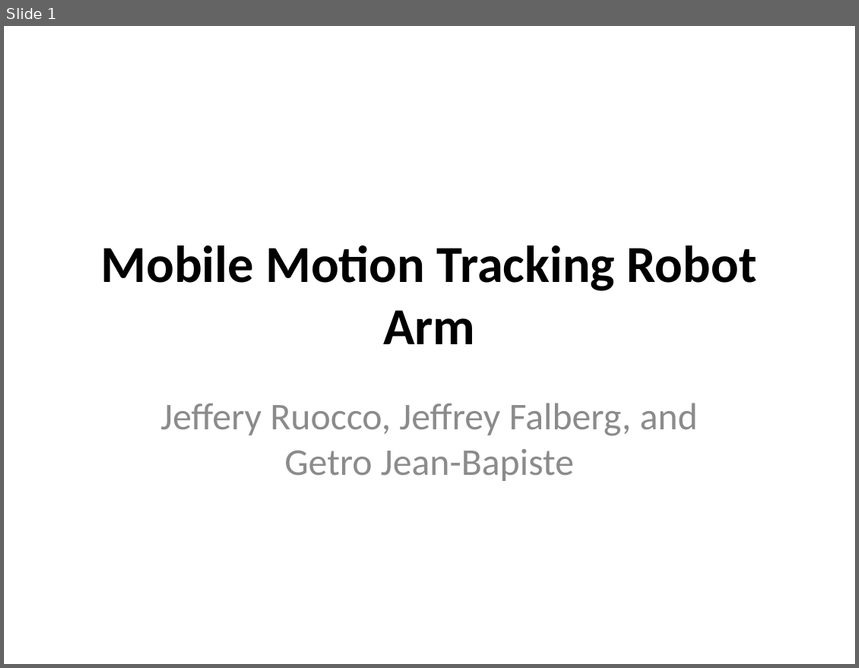
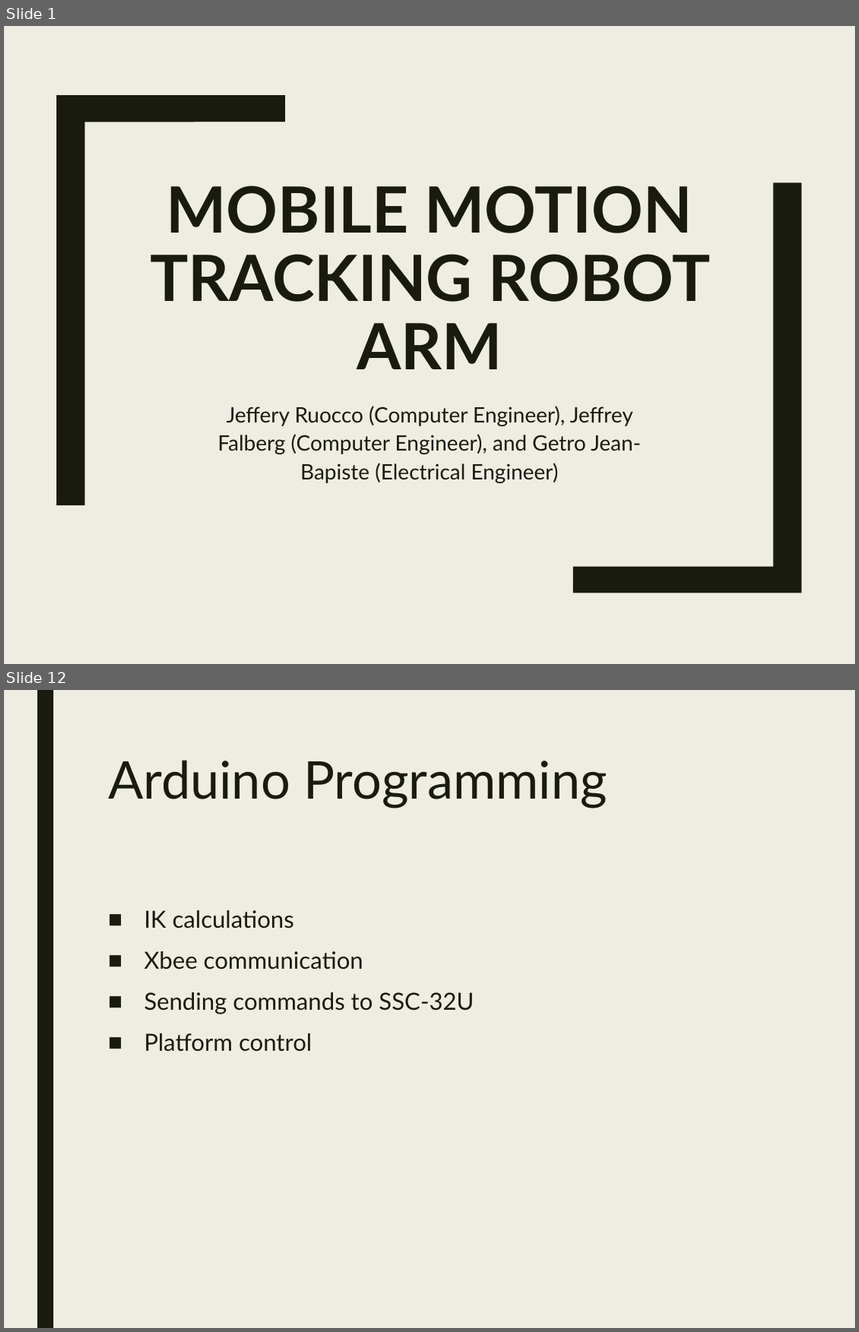
Before and after one commit to StormWulf/Mobile-Motion-Tracking-Robot-Arm, a slide deck: Documents/Mobile Motion Tracking Robot Arm poster.pptx. Shown one above the other, each under a label of ours: slide 1 before the commit, slides 1 and 12 after it; the slides between them are not shown. The pictures are 859x668 and 859x1332 pixels, drawn with LibreOffice and Linux fonts; fonts in the diff are those of the drawing. Boxes give left, top, right and bottom in pixels: in the first picture for what was removed or moved away, otherwise in the second. Text is boxed around its words. In the diff, an @@ line names an element or a change of style, - is before the commit and + after.

```diff
--- a/Documents/Mobile Motion Tracking Robot Arm poster.pptx
+++ b/Documents/Mobile Motion Tracking Robot Arm poster.pptx
@@ slide 12 added at (4,690,855,1328), background #EFEDE3 @@
@@ rectangle added at (37,690,53,1328), fill #191B0E @@
@@ title added at (108,760,607,809), 44 pt, text #191B0E @@
+Arduino Programming
@@ text added at (144,910,474,1052), 20 pt, text #191B0E @@
+■ IK calculations
+■ Xbee communication
+■ Sending commands to SSC-32U
+■ Platform control
@@ slide 1 changed as well @@
@@ background #FFFFFF to #EFEDE3 @@
@@ freeform shape added at (56,95,286,506), fill #191B0E @@
@@ freeform shape added at (573,183,803,593), fill #191B0E @@
@@ title "MOBILE MOTION TRACKING ROBOT ARM" at (150,186,710,370): vertical alignment middle to bottom @@
@@ title at (150,186,710,370): text changed; size 44 to 54 pt; font Calibri to Lato; text colour #000000 to #191B0E @@
-Mobile Motion Tracking Robot Arm
+MOBILE MOTION TRACKING ROBOT ARM
@@ subtitle at (218,406,641,484): text changed; size 32 to 18 pt; font Calibri to Lato; text colour #8C8C8C to #191B0E @@
-Jeffery Ruocco, Jeffrey Falberg, and Getro Jean-Bapiste
+Jeffery Ruocco (Computer Engineer), Jeffrey Falberg (Computer Engineer), and Getro Jean-Bapiste (Electrical Engineer)
```
Also in this commit, not shown: 1 other slide changed, 13 other slides added, 4 slides removed, 2 other files.
